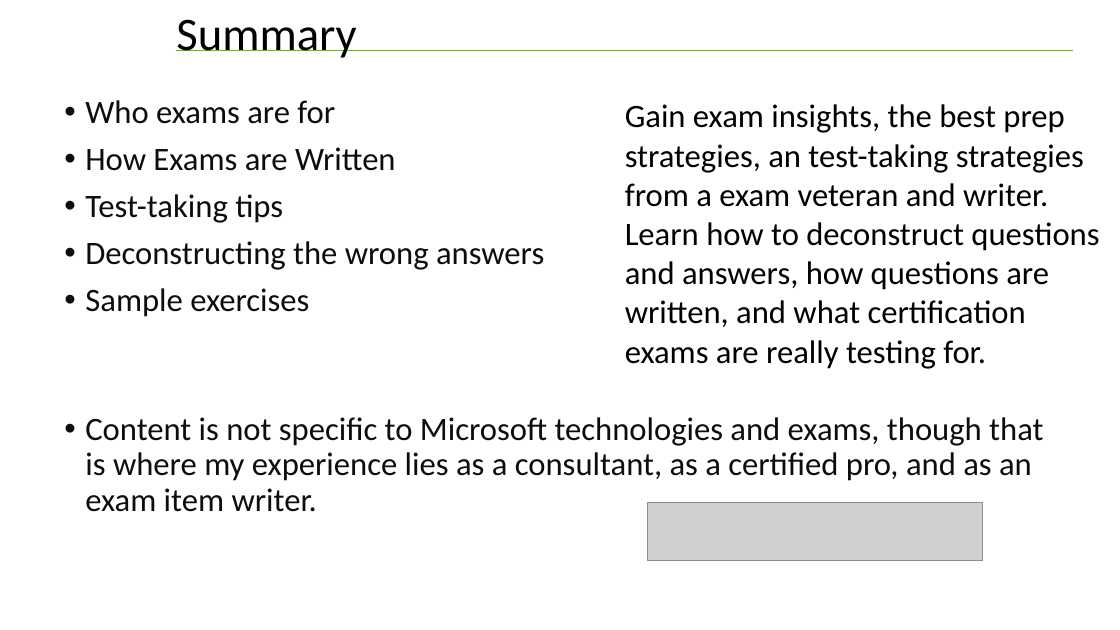
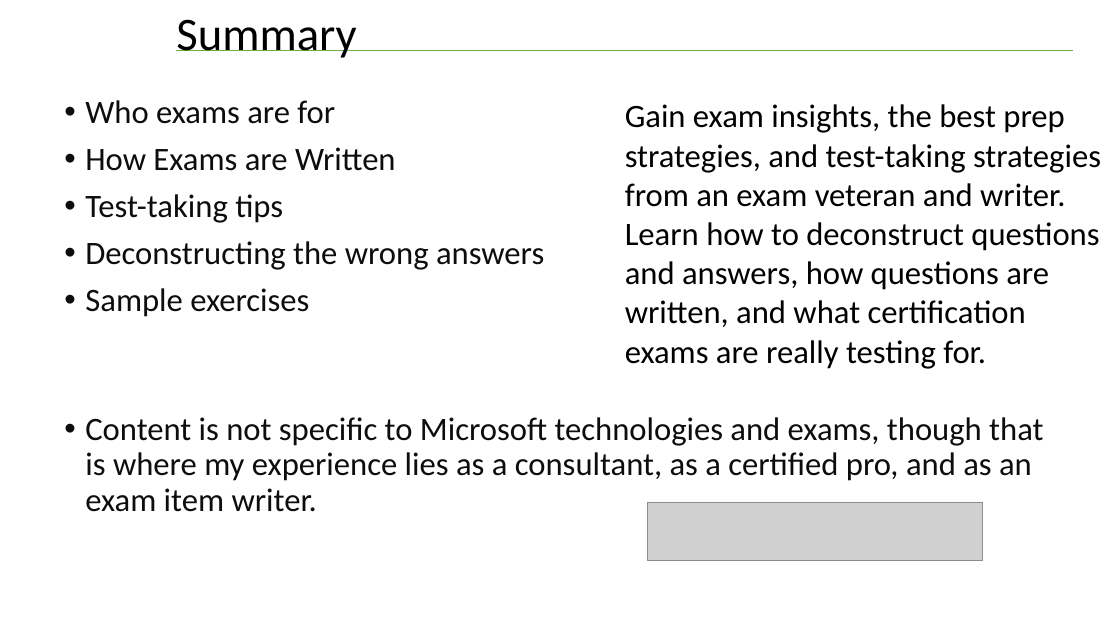
Before and after one commit to williamadba/Public-Presentations, a slide deck: slide 7 of PASS Career Development Marathon 2019/4_PASS Marathon_CareerDev_William Assaf.pptx (slide 8 before the commit). Drawn at 1120x630 pixels with LibreOffice and Linux fonts; fonts in the diff are those of the drawing; grey boxes stand for pictures. Boxes give left, top, right and bottom in pixels: in the first picture for what was removed or moved away, otherwise in the second. Text is boxed around its words. In the diff, an @@ line names an element or a change of style, - is before the commit and + after.

Commit message:
typos

```diff
--- a/PASS Career Development Marathon 2019/4_PASS Marathon_CareerDev_William Assaf.pptx
+++ b/PASS Career Development Marathon 2019/4_PASS Marathon_CareerDev_William Assaf.pptx
@@ text at <box>625,104,1101,369</box>: text changed @@
-Gain exam insights, the best prep strategies, an test-taking strategies from a exam veteran and writer. Learn how to deconstruct questions and answers, how questions are written, and what certification exams are really testing for.
+Gain exam insights, the best prep strategies, and test-taking strategies from an exam veteran and writer. Learn how to deconstruct questions and answers, how questions are written, and what certification exams are really testing for.
```
Also in this commit, not shown: 1 other slide changed, 1 slide removed.
